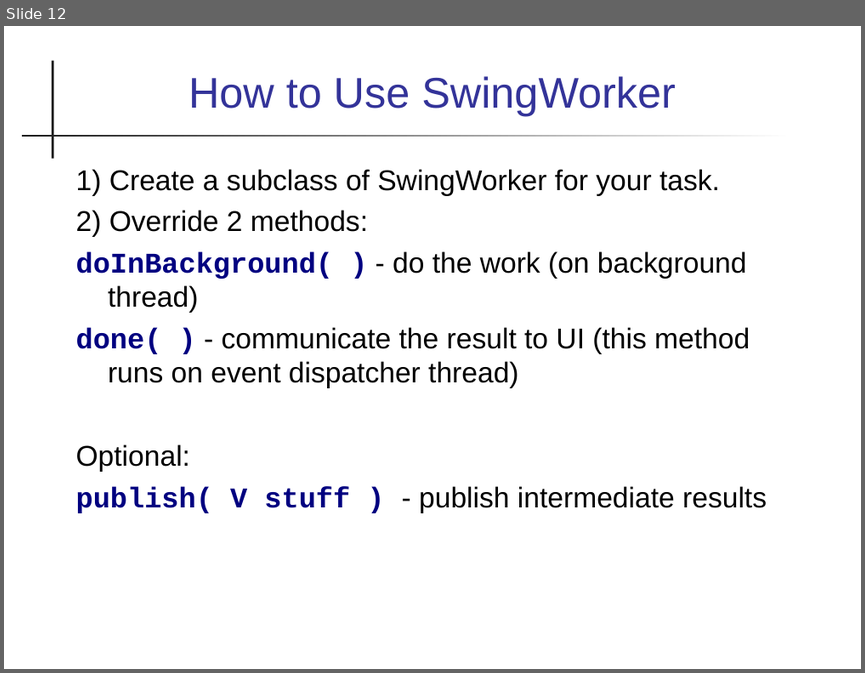
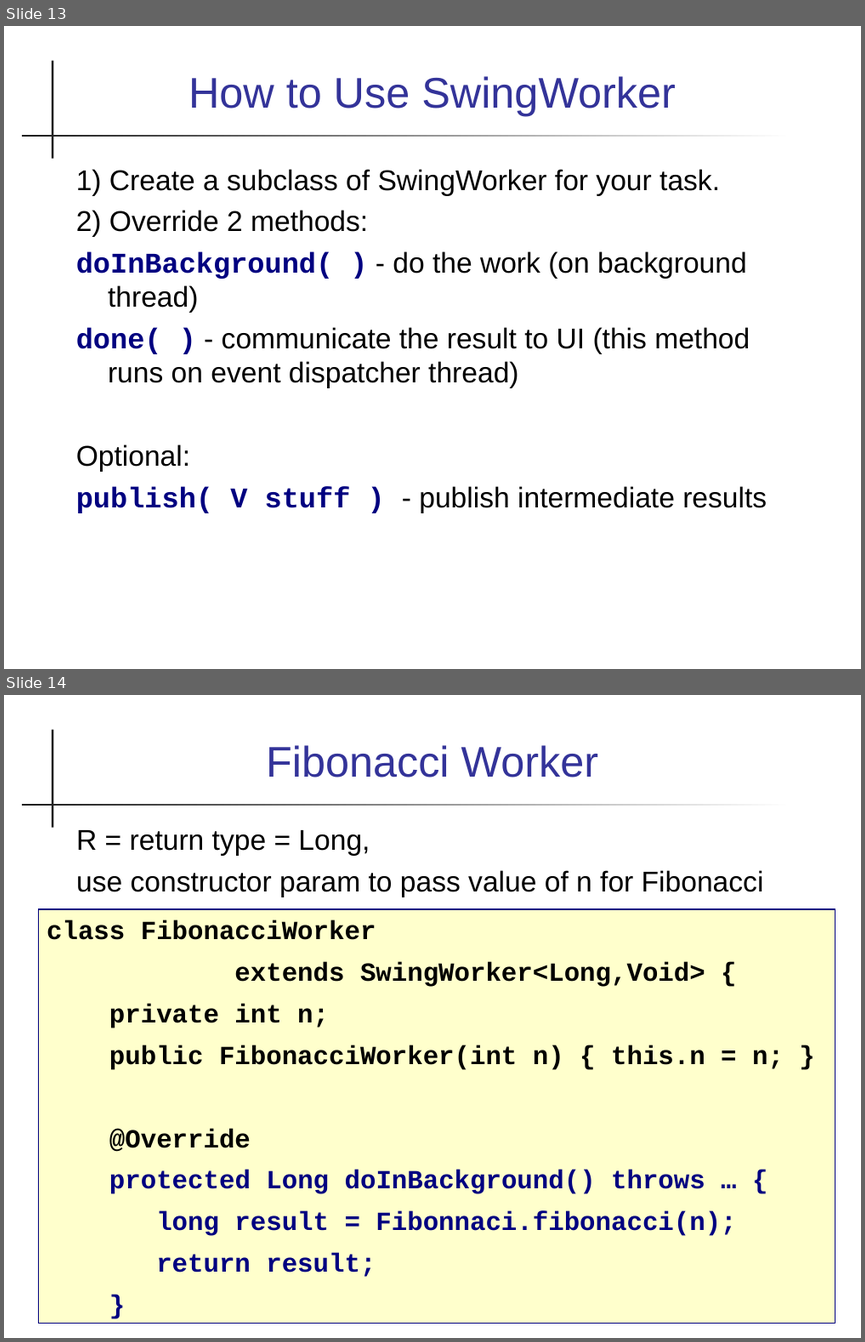
Before and after one commit to skeoop/skeoop.github.io, a slide deck: week12/Threads in Swing.ppt. Shown one above the other, each under a label of ours: slide 12 before the commit, slides 13 and 14 after it. The pictures are 865x673 and 865x1342 pixels, drawn with LibreOffice and Linux fonts; fonts in the diff are those of the drawing. Boxes give left, top, right and bottom in pixels: in the first picture for what was removed or moved away, otherwise in the second. Text is boxed around its words. In the diff, an @@ line names an element or a change of style, - is before the commit and + after.

Commit message:
update swingworker example

```diff
--- a/week12/Threads in Swing.ppt
+++ b/week12/Threads in Swing.ppt
@@ slide 14 added at <box>4,695,861,1338</box>, background #FFFFFF; not listed: 2 template elements that a slide beside it also shows @@
@@ title added at <box>266,745,598,777</box>, 36 pt, text #333399 @@
+Fibonacci Worker
@@ text added at <box>76,830,764,897</box>, 24 pt, text #000000 @@
+R = return type = Long,
+use constructor param to pass value of n for Fibonacci
@@ rectangle added at <box>38,909,835,1323</box>, fill #FFFFCC, outline #000080 0.74 pt, 22 pt, text #000000, bold @@
+class FibonacciWorker
+extends SwingWorker<Long,Void> {
+private int n;
+public FibonacciWorker(int n) { this.n = n; }
+@Override
+protected Long doInBackground() throws … {
+long result = Fibonnaci.fibonacci(n);
+return result;
+}
@@ what was slide 12 is now slide 13 @@
```
Also in this commit, not shown: 3 slides changed, 2 other slides added, 1 other file.
